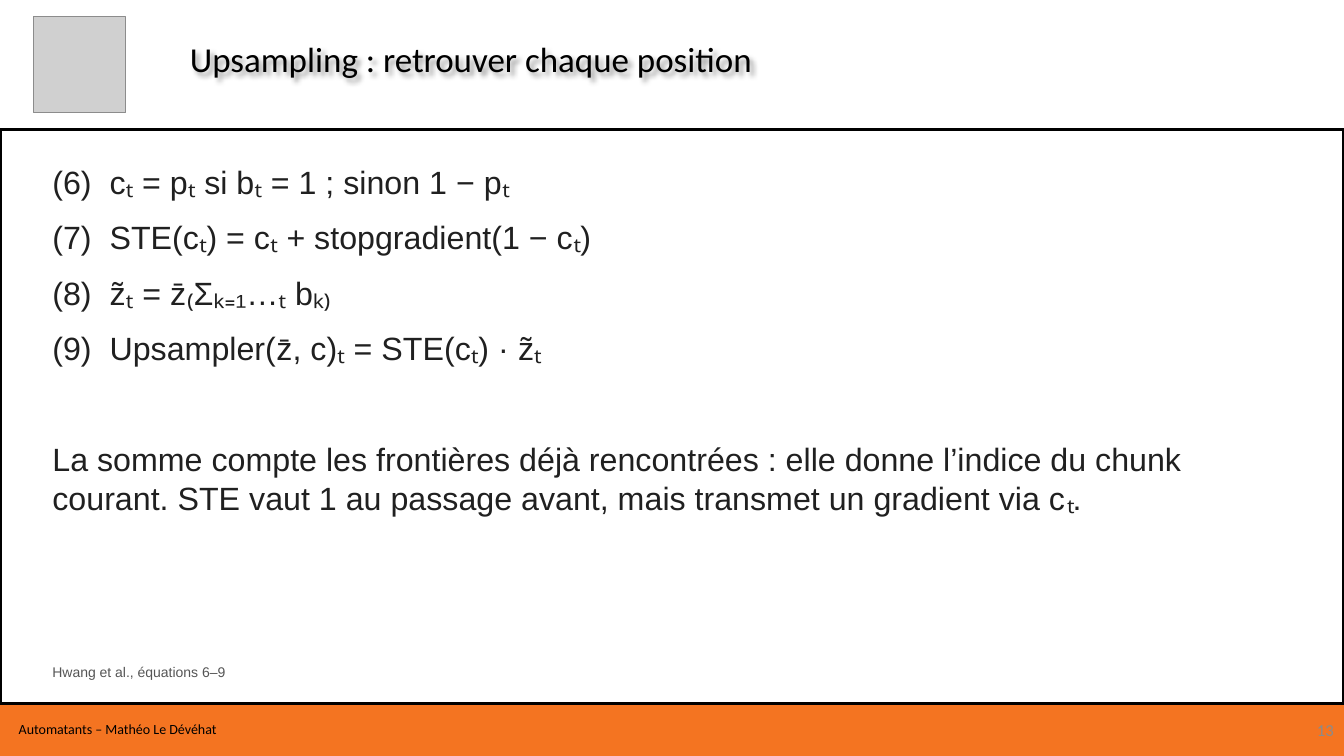
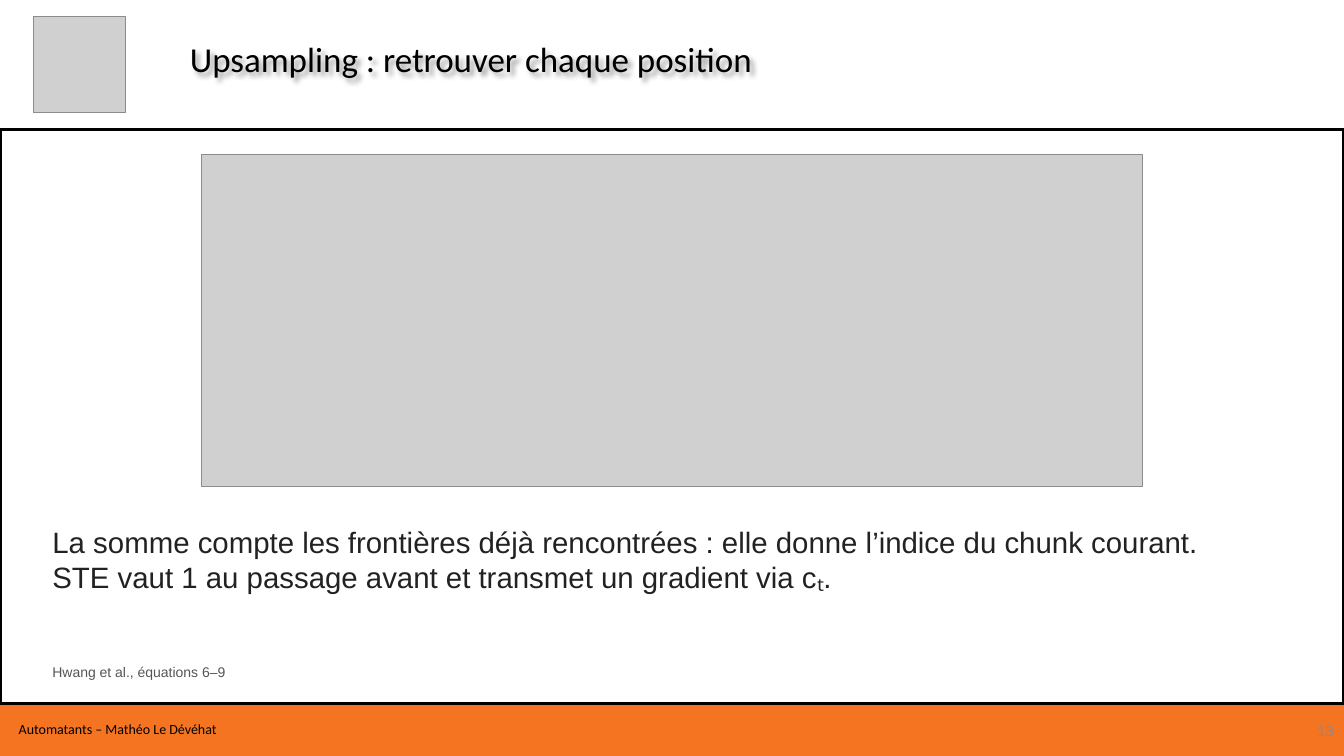
Before and after one commit to Flydexo/research, a slide deck: slide 13 of formation-hnet/Formation H-Net.pptx. Drawn at 1344x756 pixels with LibreOffice and Linux fonts; fonts in the diff are those of the drawing; grey boxes stand for pictures. Boxes give left, top, right and bottom in pixels: in the first picture for what was removed or moved away, otherwise in the second. Text is boxed around its words. In the diff, an @@ line names an element or a change of style, - is before the commit and + after.

```diff
--- a/formation-hnet/Formation H-Net.pptx
+++ b/formation-hnet/Formation H-Net.pptx
@@ picture added at [202,154,1142,487] @@
@@ text at [52,531,1197,594]: text changed; size 23 to 21 pt; text colour #202020 to #222222 @@
-(6) cₜ = pₜ si bₜ = 1 ; sinon 1 − pₜ
-(7) STE(cₜ) = cₜ + stopgradient(1 − cₜ)
-(8) z̃ₜ = z̄₍Σₖ₌₁…ₜ bₖ₎
-(9) Upsampler(z̄, c)ₜ = STE(cₜ) · z̃ₜ
-La somme compte les frontières déjà rencontrées : elle donne l’indice du chunk courant. STE vaut 1 au passage avant, mais transmet un gradient via cₜ.
+La somme compte les frontières déjà rencontrées : elle donne l’indice du chunk courant. STE vaut 1 au passage avant et transmet un gradient via cₜ.
```
Also in this commit, not shown: 6 other slides changed, 1 other file.
